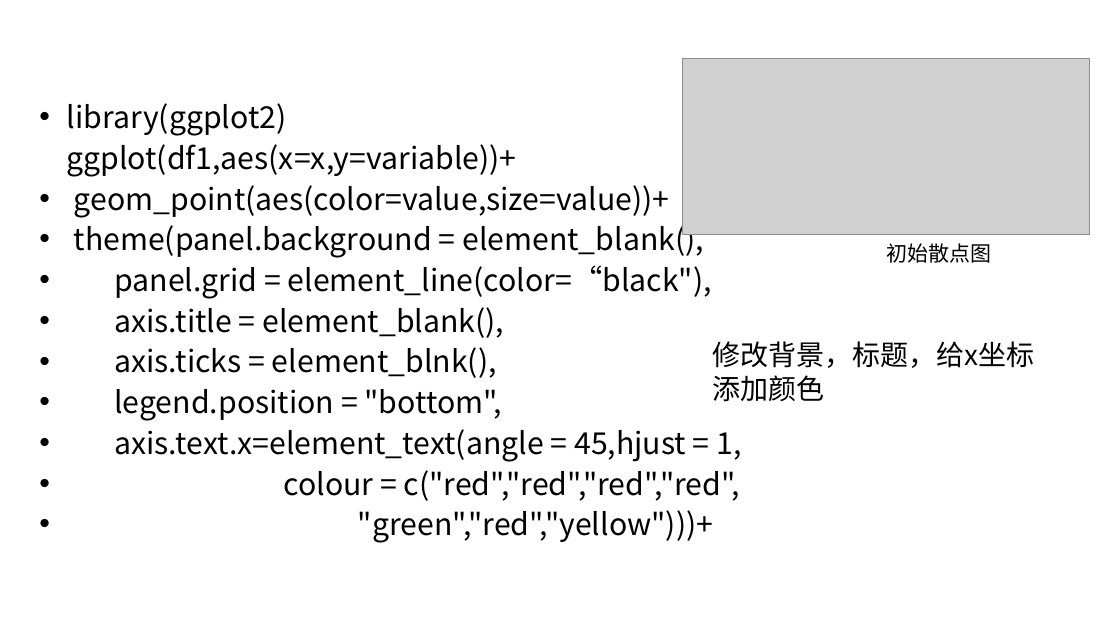
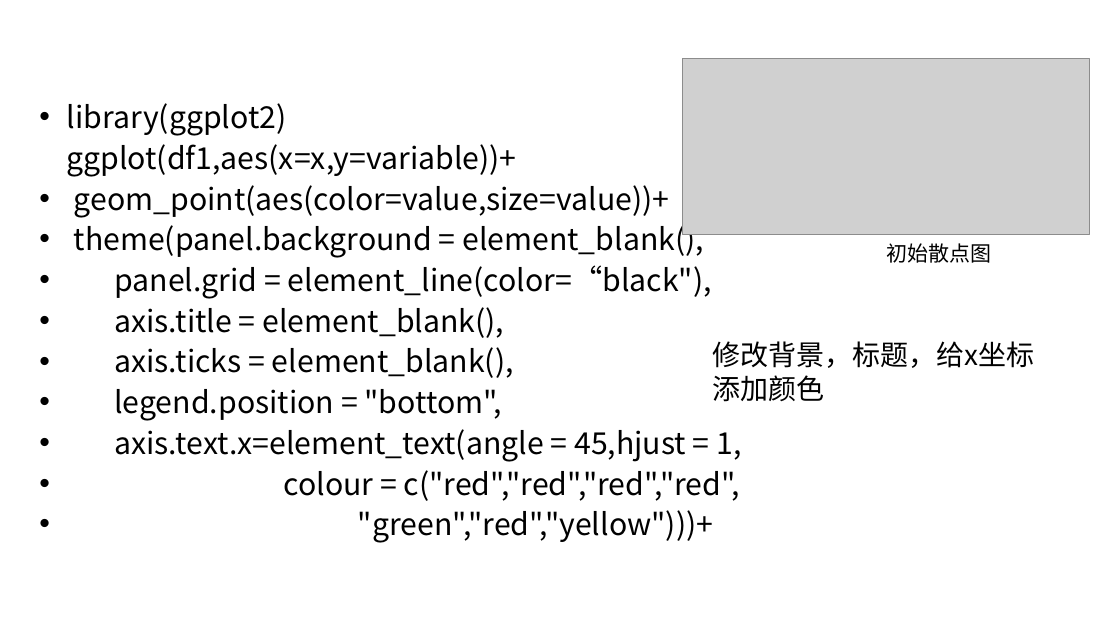
Before and after one commit to wangyongdalt/bioinformation-project, a slide deck: slide 23 of 展示结果/最终.pptx. Drawn at 1120x630 pixels with LibreOffice and Linux fonts; fonts in the diff are those of the drawing; grey boxes stand for pictures. Boxes give left, top, right and bottom in pixels: in the first picture for what was removed or moved away, otherwise in the second. Text is boxed around its words. In the diff, an @@ line names an element or a change of style, - is before the commit and + after.

```diff
--- a/展示结果/最终.pptx
+++ b/展示结果/最终.pptx
@@ text at [114,347,514,378]: text changed @@
-• axis.ticks = element_blnk(),
+• axis.ticks = element_blank(),
```
Also in this commit, not shown: 2 other slides changed, 4 other files.
